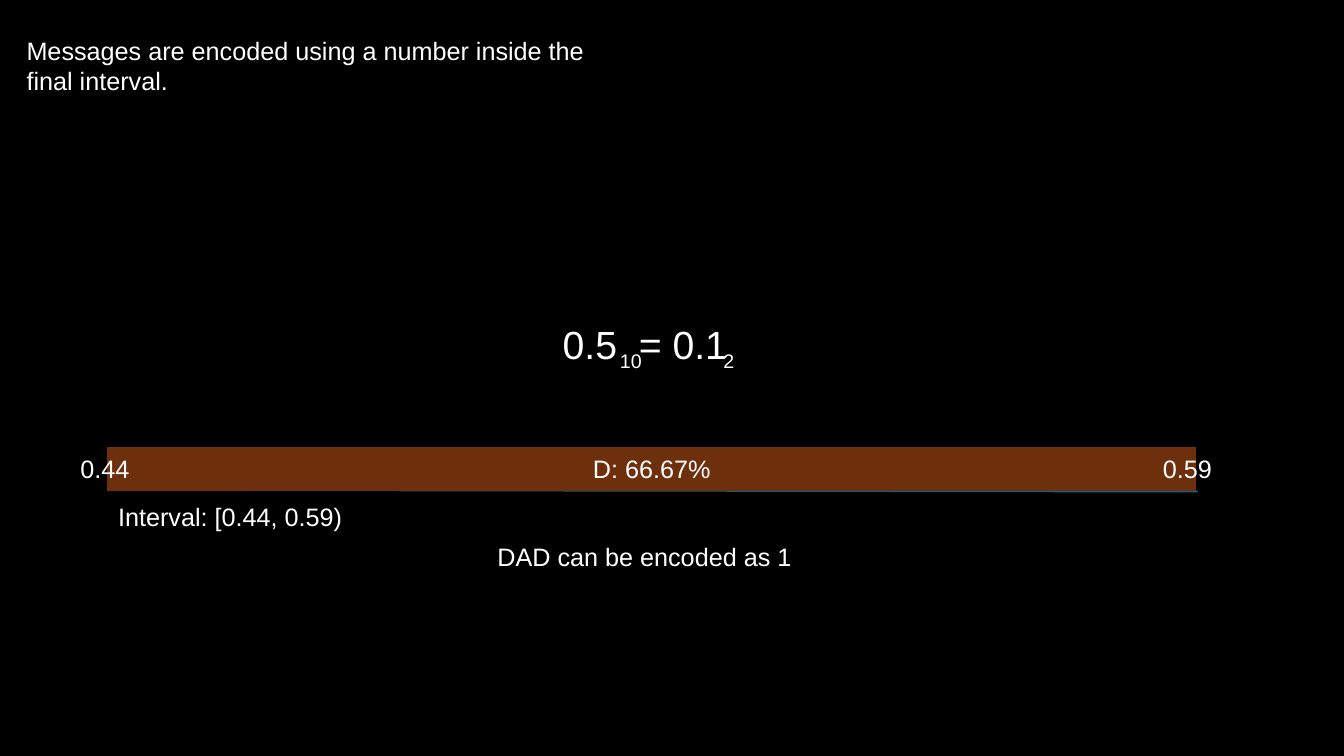
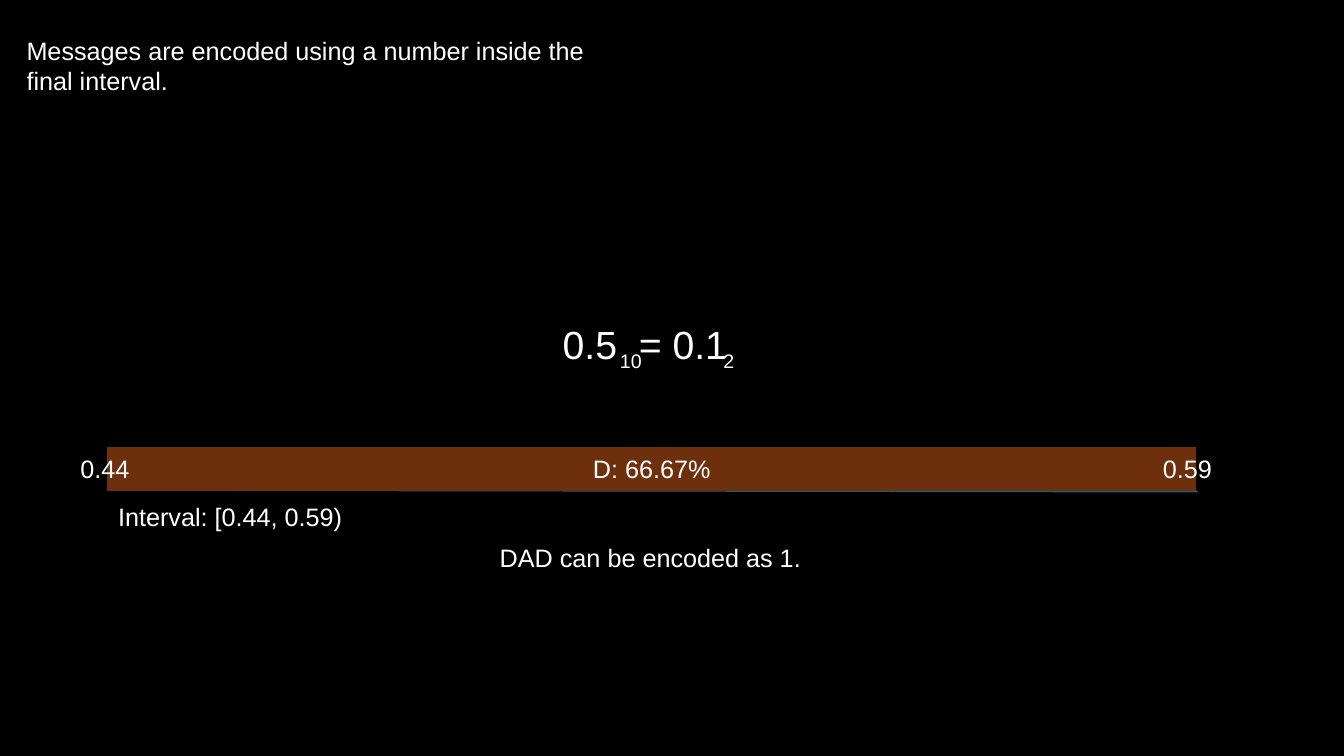
Before and after one commit to Tom-Croft/ECM3428, a slide deck: slide 10 of project_presentation.pptx. Drawn at 1344x756 pixels with LibreOffice and Linux fonts; fonts in the diff are those of the drawing. Boxes give left, top, right and bottom in pixels: in the first picture for what was removed or moved away, otherwise in the second. Text is boxed around its words. In the diff, an @@ line names an element or a change of style, - is before the commit and + after.

```diff
--- a/project_presentation.pptx
+++ b/project_presentation.pptx
@@ text at [500,548,801,568]: text changed @@
-DAD can be encoded as 1
+DAD can be encoded as 1.
```
Also in this commit, not shown: 2 other slides changed.
